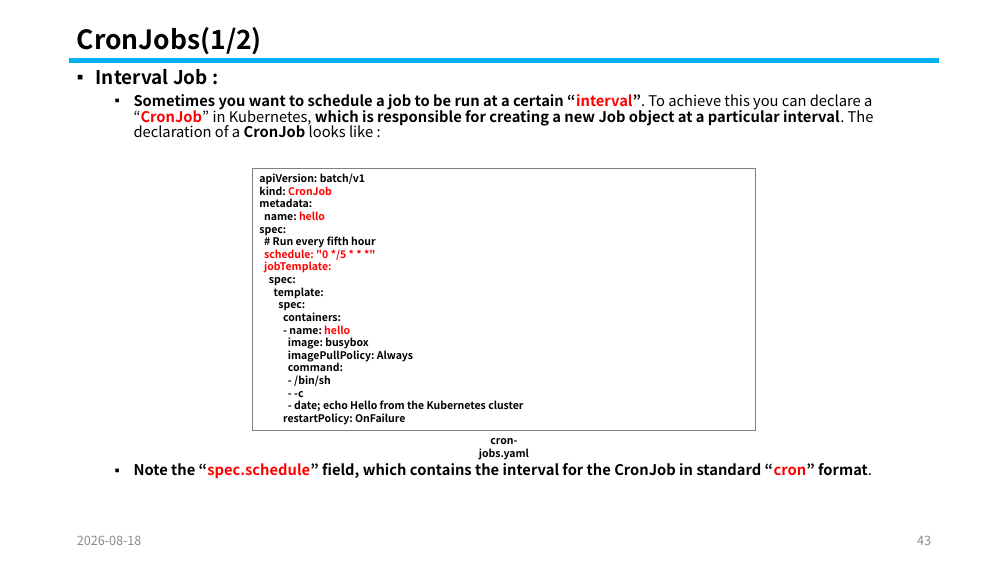
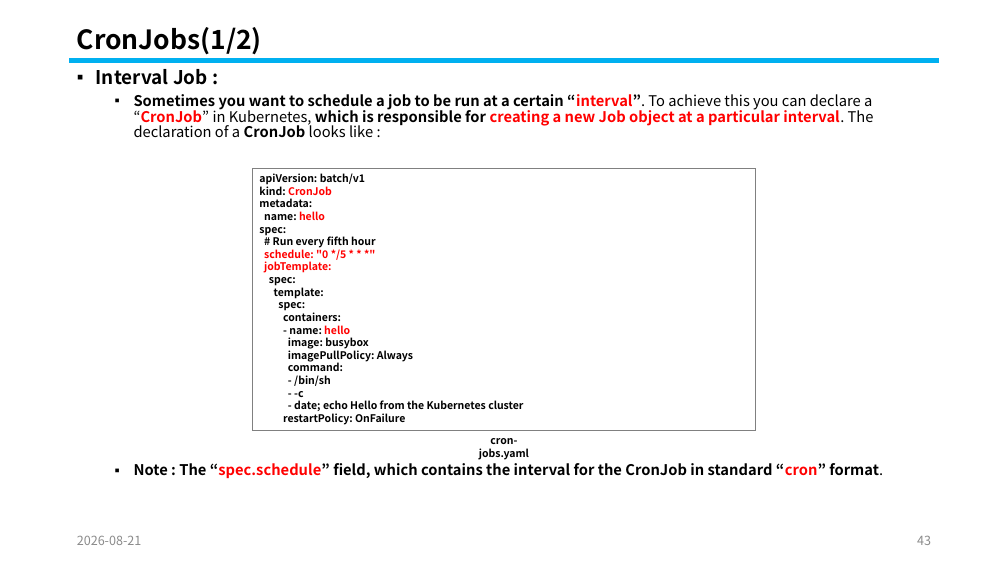
Before and after one commit to knix008/TestSimulator, a slide deck: slide 43 of Kubernetes/Kubernetes Part 04-2026.08.25.pptx. Drawn at 1008x567 pixels with LibreOffice and Linux fonts; fonts in the diff are those of the drawing. Boxes give left, top, right and bottom in pixels: in the first picture for what was removed or moved away, otherwise in the second. Text is boxed around its words. In the diff, an @@ line names an element or a change of style, - is before the commit and + after.

```diff
--- a/Kubernetes/Kubernetes Part 04-2026.08.25.pptx
+++ b/Kubernetes/Kubernetes Part 04-2026.08.25.pptx
@@ text at (x1=134, y1=94, x2=874, y2=137): text colour #000000 to #FF0000 in "creating a new Job object at a ..." @@
@@ text at (x1=134, y1=463, x2=883, y2=478): text changed @@
-  ▪ Note the “spec.schedule” field, which contains the interval for the CronJob in standard “cron” format.
+  ▪ Note : The “spec.schedule” field, which contains the interval for the CronJob in standard “cron” format.
@@ text at (x1=77, y1=536, x2=142, y2=545): text changed @@
-2026-08-18
+2026-08-21
```
Also in this commit, not shown: 96 other slides changed, 1 other file.
